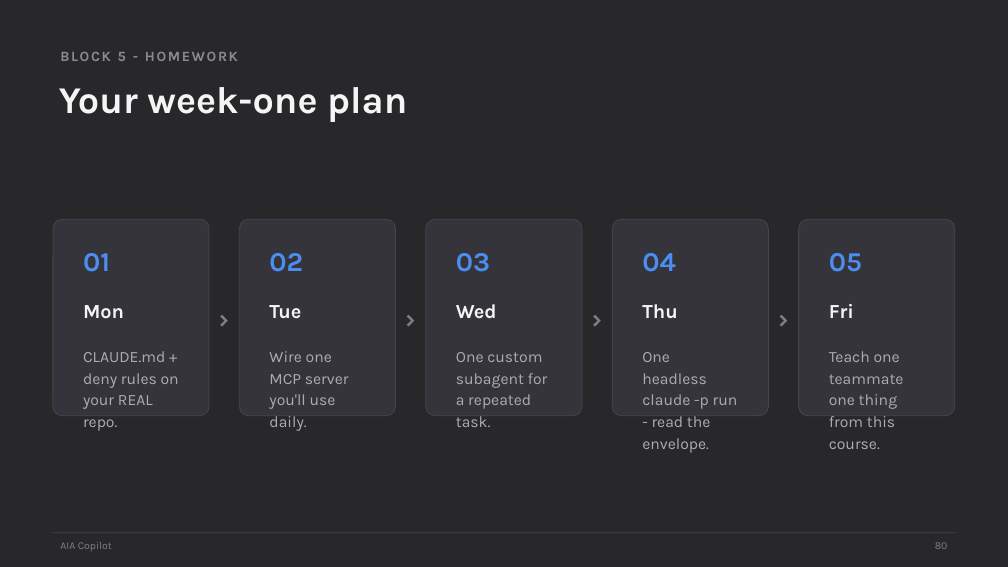
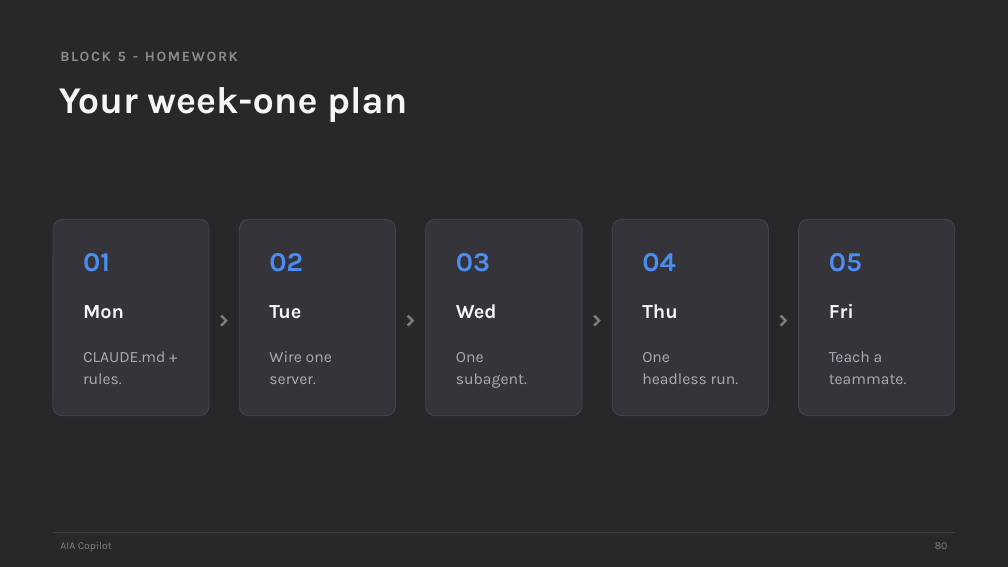
Before and after one commit to scottrhay/AIA-ClaudeCopilot, a slide deck: slide 80 of claude-code-3day/slides/Day3_Claude_Code_Production.pptx. Drawn at 1008x567 pixels with LibreOffice and Linux fonts; fonts in the diff are those of the drawing. Boxes give left, top, right and bottom in pixels: in the first picture for what was removed or moved away, otherwise in the second. Text is boxed around its words. In the diff, an @@ line names an element or a change of style, - is before the commit and + after.

Commit message:
Fix process-card text overflow across 7 slides (Day 1 s16/s48/s65/s82, Day 3 s51/s64/s80)

```diff
--- a/claude-code-3day/slides/Day3_Claude_Code_Production.pptx
+++ b/claude-code-3day/slides/Day3_Claude_Code_Production.pptx
@@ text at <box>83,351,165,384</box>: text changed @@
-CLAUDE.md + deny rules on your REAL repo.
+CLAUDE.md + rules.
@@ text at <box>269,351,332,384</box>: text changed @@
-Wire one MCP server you'll use daily.
+Wire one server.
@@ text at <box>456,352,527,388</box>: text changed @@
-One custom subagent for a repeated task.
+One subagent.
@@ text at <box>642,352,739,384</box>: text changed @@
-One headless claude -p run - read the envelope.
+One headless run.
@@ text at <box>829,351,907,384</box>: text changed @@
-Teach one teammate one thing from this course.
+Teach a teammate.
```
Also in this commit, not shown: 2 other slides changed, 1 other file.
